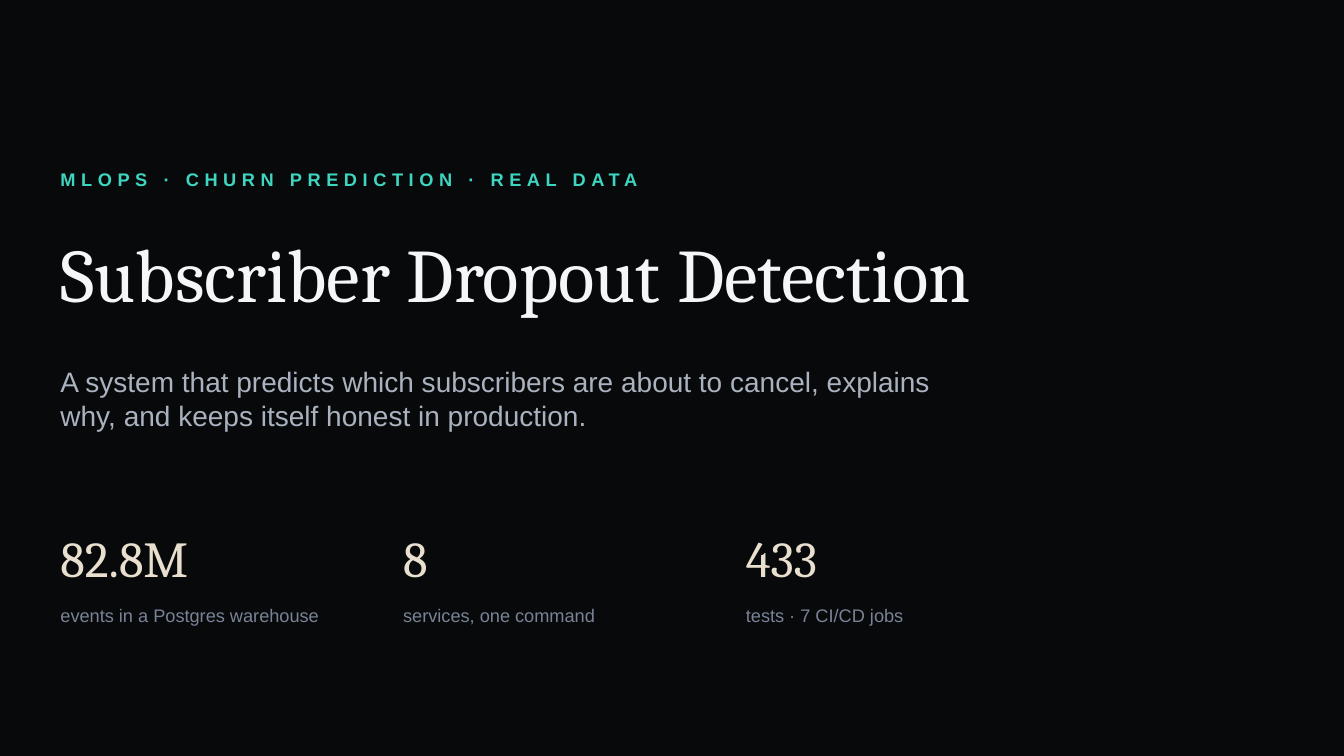
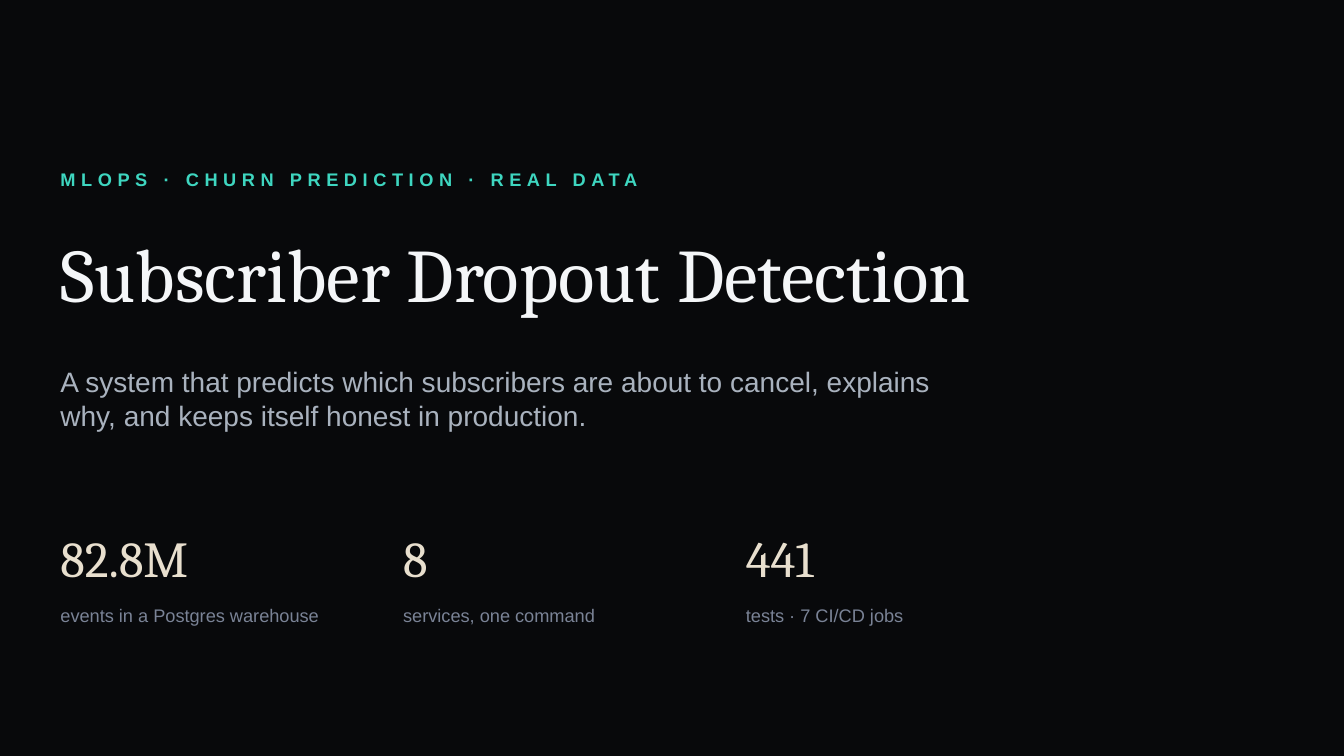
Before and after one commit to markandeyavarma3-lab/subscriber-dropout-detection, a slide deck: slide 1 of docs/viva/slides.pptx. Drawn at 1344x756 pixels with LibreOffice and Linux fonts; fonts in the diff are those of the drawing. Boxes give left, top, right and bottom in pixels: in the first picture for what was removed or moved away, otherwise in the second. Text is boxed around its words. In the diff, an @@ line names an element or a change of style, - is before the commit and + after.

```diff
--- a/docs/viva/slides.pptx
+++ b/docs/viva/slides.pptx
@@ text at [746, 542, 814, 577]: text changed @@
-433
+441
```
Also in this commit, not shown: 1 other slide changed, 20 other files.
